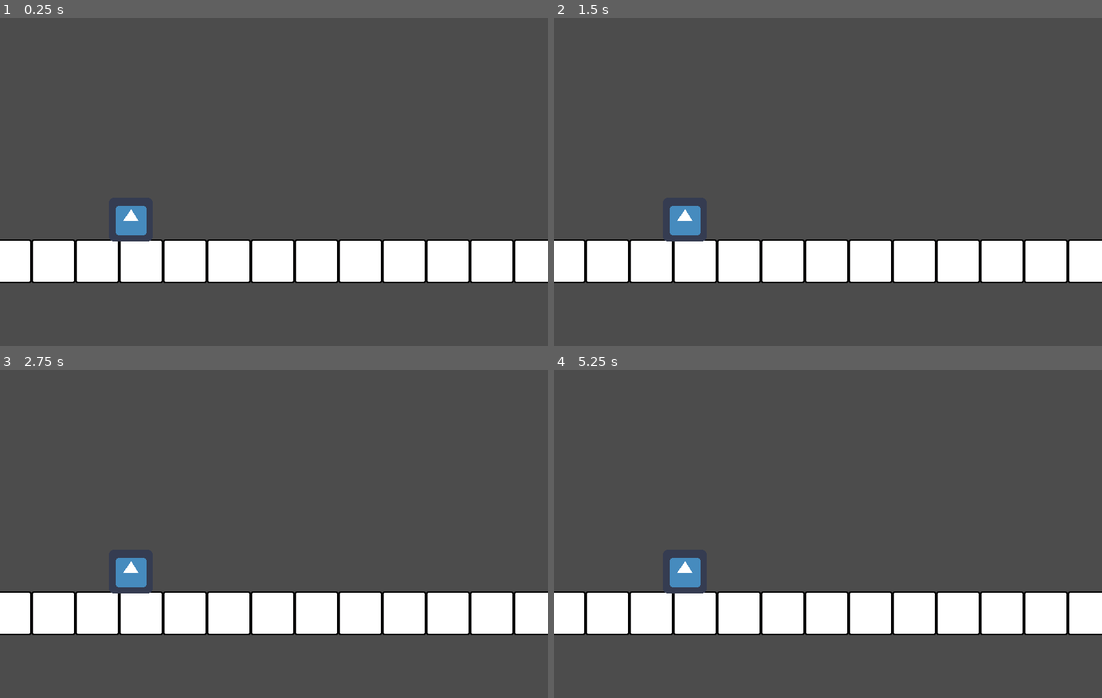
Above: before the commit, frames 1-4 (two rows, left to right).
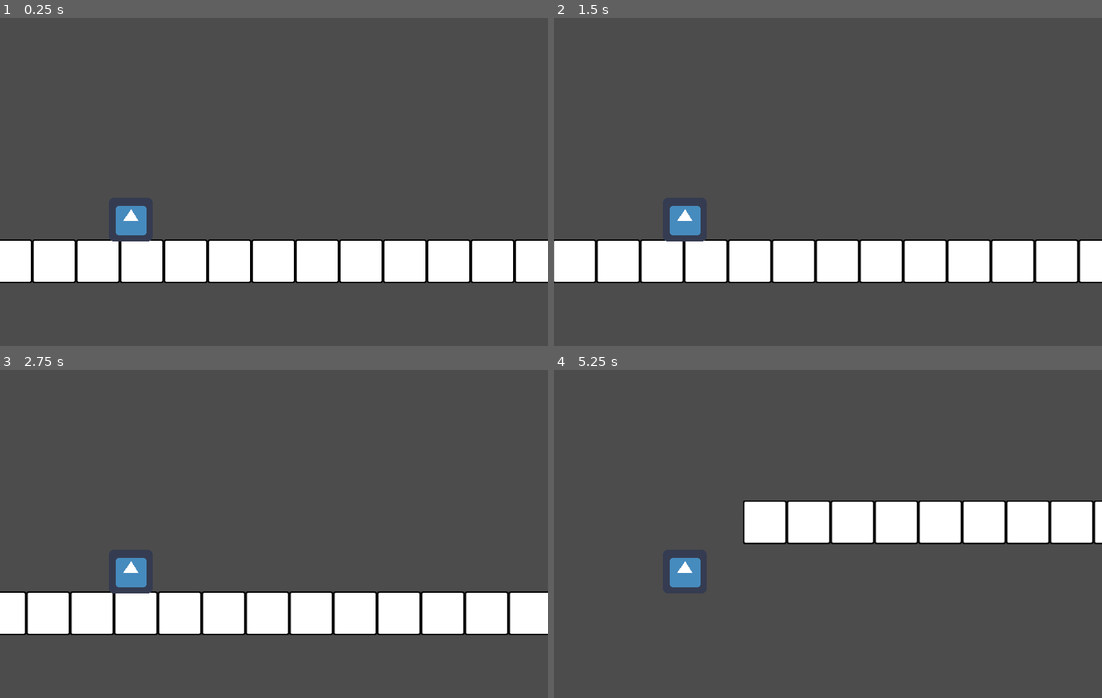
Above: after the commit, the same moments.

Repository: ConnorBS/December-2022-Game-Jam
Game: Godot game, scene res://Scenes/World.tscn
Same seed, same stepped clock (60 frames per second), same inputs: the game is played once before the commit and once after it. The engine's default icon, where the game draws it, is replaced by a stand-in: a white triangle on a blue panel in a dark square.
Inputs:
- Up to frame 1 (0.25 s): no input
- Up to frame 2 (1.5 s): tap Enter at 0.5 s; hold Right (move right, bound only after the commit) 0.53-1.28 s; hold Left (move left, bound only after the commit) from 1.28 s (still down)
- Up to frame 3 (2.75 s): release Left (move left, bound only after the commit) at 2.03 s; hold Right (move right, bound only after the commit) from 2.03 s (still down)
- Up to frame 4 (5.25 s): release Right (move right, bound only after the commit) at 3.53 s; hold Left (move left, bound only after the commit) from 3.53 s (still down)

The runs differ from the first frame. In frame 1, 0.6% of the frame differs, in the area x 5-95%, y 67-81%; in frame 2, 2.1%; in frame 3, 2.0%; in frame 4, 22%, in the area x 0-100%, y 39-81%.

Commit message:
add movement

Diff:
--- a/Scenes/Player.tscn
+++ b/Scenes/Player.tscn
@@ -2,7 +2,6 @@
 
 [ext_resource path="res://icon.png" type="Texture" id=1]
 [ext_resource path="res://Scripts/Player.gd" type="Script" id=2]
-
 
 [sub_resource type="RectangleShape2D" id=1]
 extents = Vector2( 29.5, 29 )
--- a/Scenes/World.tscn
+++ b/Scenes/World.tscn
@@ -35,9 +35,10 @@
 script = ExtResource( 1 )
 
 [node name="Houses" type="TileMap" parent="."]
+position = Vector2( 1, 0 )
 tile_set = SubResource( 2 )
 format = 1
-tile_data = PoolIntArray( 393228, 0, 0, 393229, 0, 0, 393230, 0, 0, 393231, 0, 0, 393232, 0, 0, 393233, 0, 0, 393234, 0, 0, 393235, 0, 0, 393236, 0, 0, 393237, 0, 0, 393238, 0, 0, 393239, 0, 0, 524287, 0, 0, 458752, 0, 0, 458753, 0, 0 …(156 unchanged characters)…
+tile_data = PoolIntArray( 524287, 0, 0, 458752, 0, 0, 458753, 0, 0 …(156 unchanged characters)…
 
 [node name="Player" parent="." instance=ExtResource( 4 )]
 
--- a/project.godot
+++ b/project.godot
@@ -23,6 +23,19 @@
 
 common/drop_mouse_on_gui_input_disabled=true
 
+[input]
+
+"move left"={
+"deadzone": 0.5,
+"events": [ Object(InputEventKey,"resource_local_to_scene":false,"resource_name":"","device":0,"alt":false,"shift":false,"control":false,"meta":false,"command":false,"pressed":false,"scancode":0,"physical_scancode":16777231,"unicode":0,"echo":false,"script":null)
+ ]
+}
+"move right"={
+"deadzone": 0.5,
+"events": [ Object(InputEventKey,"resource_local_to_scene":false,"resource_name":"","device":0,"alt":false,"shift":false,"control":false,"meta":false,"command":false,"pressed":false,"scancode":0,"physical_scancode":16777233,"unicode":0,"echo":false,"script":null)
+ ]
+}
+
 [physics]
 
 common/enable_pause_aware_picking=true
